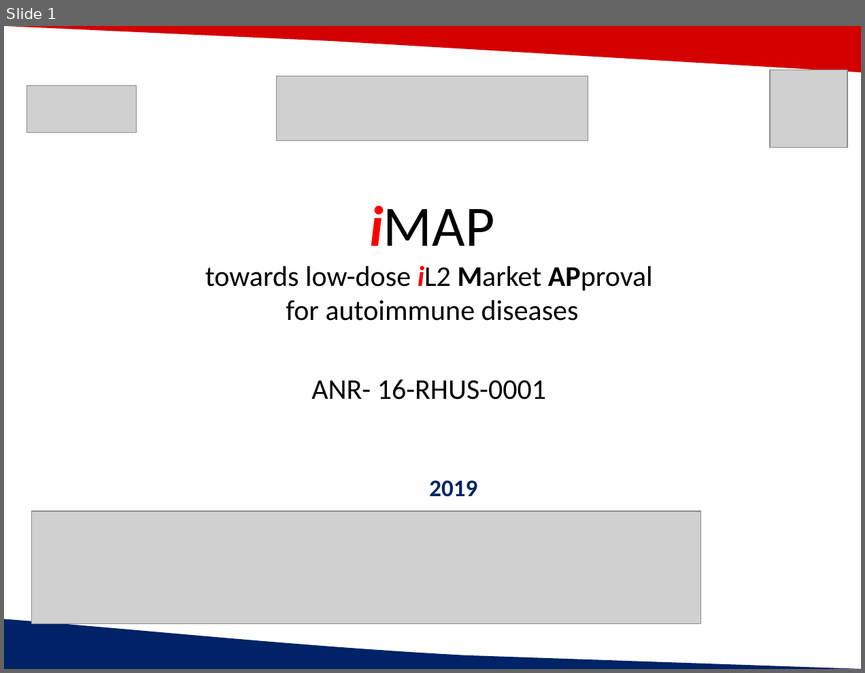
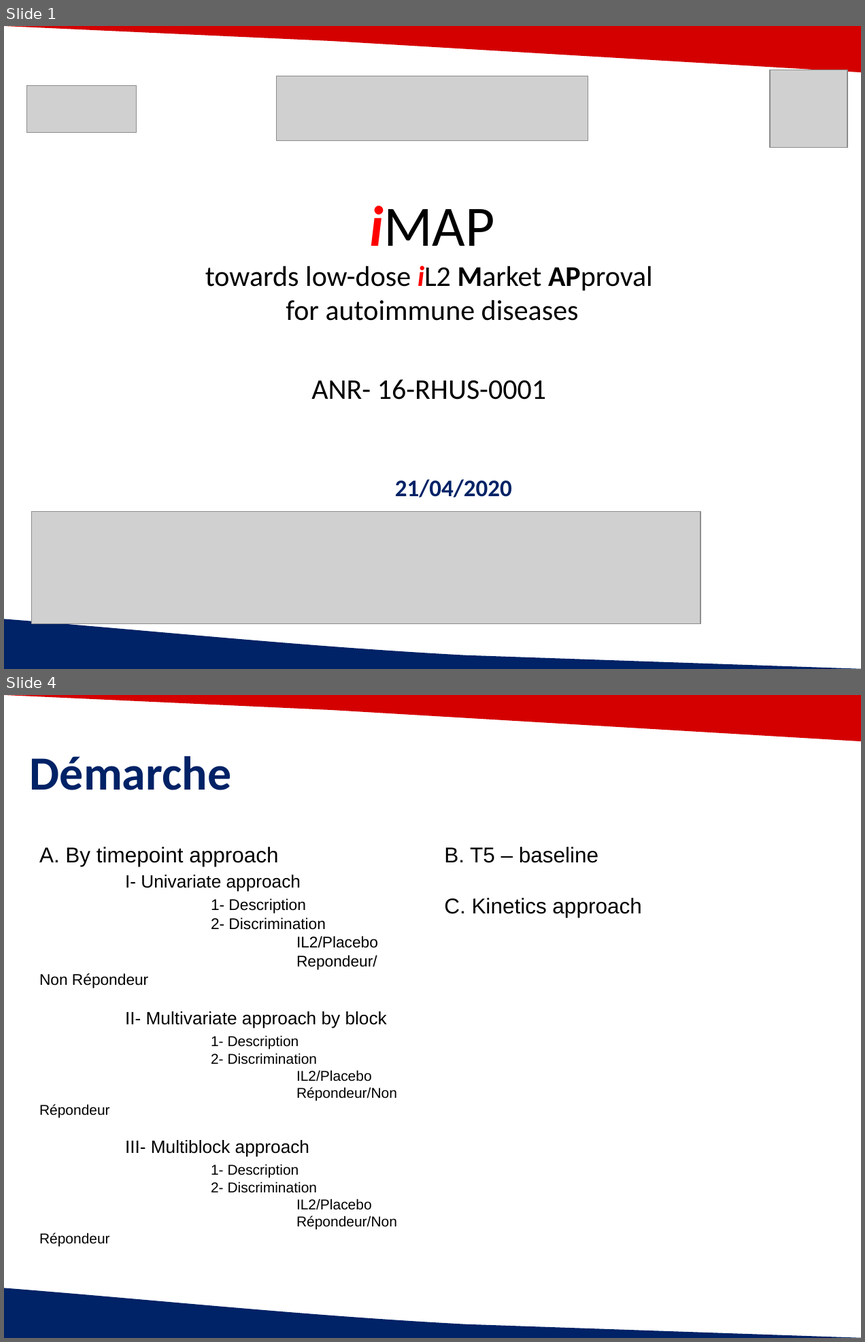
Before and after one commit to Caroline-Peltier/script_bt, a slide deck: pres/IntegrativeAnalysis_ICM_04_21_2020.pptx. Shown one above the other, each under a label of ours: slide 1 before the commit, slides 1 and 4 after it; the slides between them are not shown. The pictures are 865x673 and 865x1342 pixels, drawn with LibreOffice and Linux fonts; fonts in the diff are those of the drawing; grey boxes stand for pictures; background and template pictures are left out. Boxes give left, top, right and bottom in pixels: in the first picture for what was removed or moved away, otherwise in the second. Text is boxed around its words. In the diff, an @@ line names an element or a change of style, - is before the commit and + after.

```diff
--- a/pres/IntegrativeAnalysis_ICM_04_21_2020.pptx
+++ b/pres/IntegrativeAnalysis_ICM_04_21_2020.pptx
@@ slide 4 added at box(4, 695, 861, 1338), background #FFFFFF; not listed: 2 template elements that a slide beside it also shows @@
@@ text added at box(30, 756, 232, 790), 40 pt, text #002266, bold @@
+Démarche
@@ text added at box(39, 847, 397, 1210), 12 pt, text #000000 @@
+A. By timepoint approach
+I- Univariate approach
+1- Description
+2- Discrimination
+IL2/Placebo
+Repondeur/Non Répondeur
+II- Multivariate approach by block
+1- Description
+2- Discrimination
+IL2/Placebo
+Répondeur/Non Répondeur
+III- Multiblock approach
+1- Description
+2- Discrimination
+IL2/Placebo
+Répondeur/Non Répondeur
@@ text added at box(444, 847, 641, 917), 18 pt, text #000000 @@
+B. T5 – baseline
+C. Kinetics approach
@@ slide 1 changed as well @@
@@ text at box(395, 479, 512, 497): text changed @@
-2019
+21/04/2020
```
Also in this commit, not shown: 10 other slides added, 13 slides removed, 1 other file.
